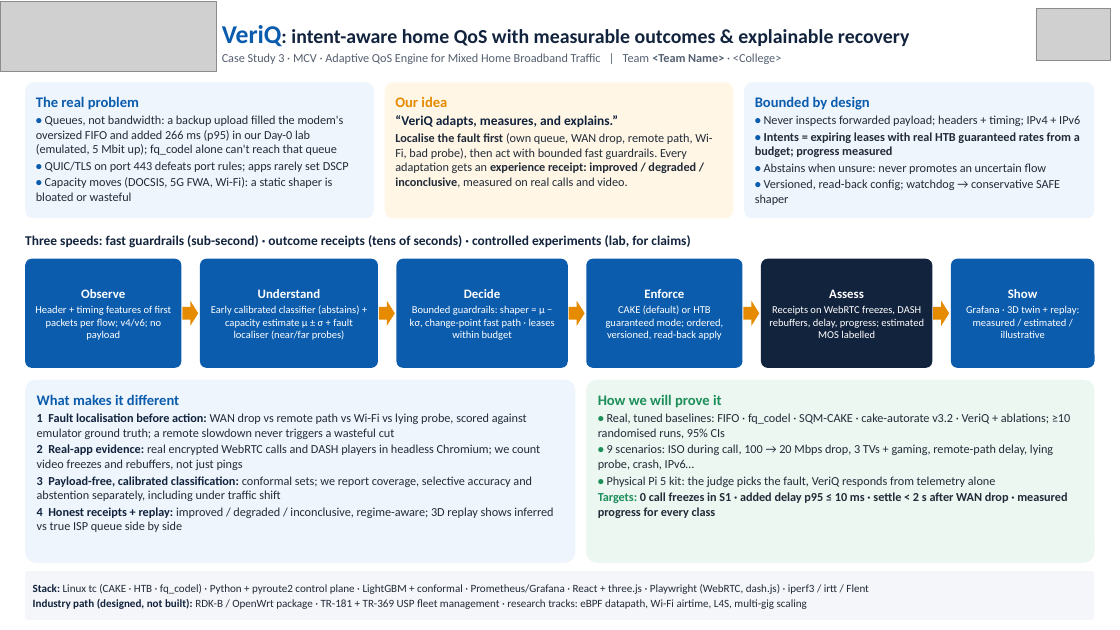
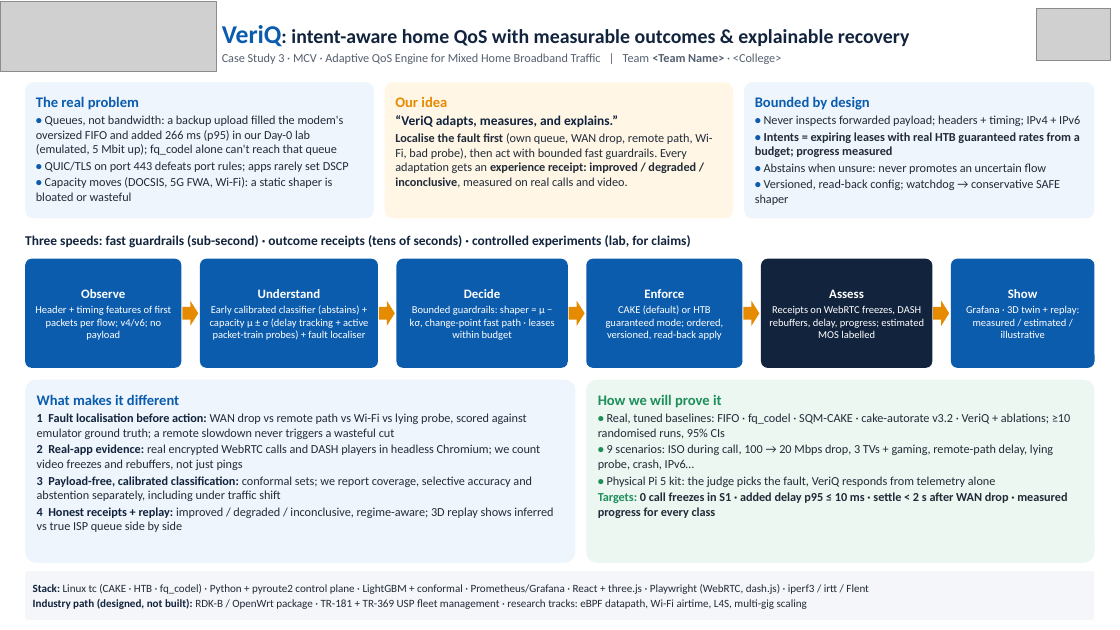
Before and after one commit to Imrahul4361/Tata-Elxsi-Teliport, a slide deck: slide 2 of submission/Round1_Case3_VeriQ.pptx. Drawn at 1120x630 pixels with LibreOffice and Linux fonts; fonts in the diff are those of the drawing; grey boxes stand for pictures. Boxes give left, top, right and bottom in pixels: in the first picture for what was removed or moved away, otherwise in the second. Text is boxed around its words. In the diff, an @@ line names an element or a change of style, - is before the commit and + after.

```diff
--- a/submission/Round1_Case3_VeriQ.pptx
+++ b/submission/Round1_Case3_VeriQ.pptx
@@ text in rounded rectangle at [210, 305, 368, 340]: text changed @@
-Early calibrated classifier (abstains) + capacity estimate μ ± σ + fault localiser (near/far probes)
+Early calibrated classifier (abstains) + capacity μ ± σ (delay tracking + active packet-train probes) + fault localiser
```
Also in this commit, not shown: 8 other files.
